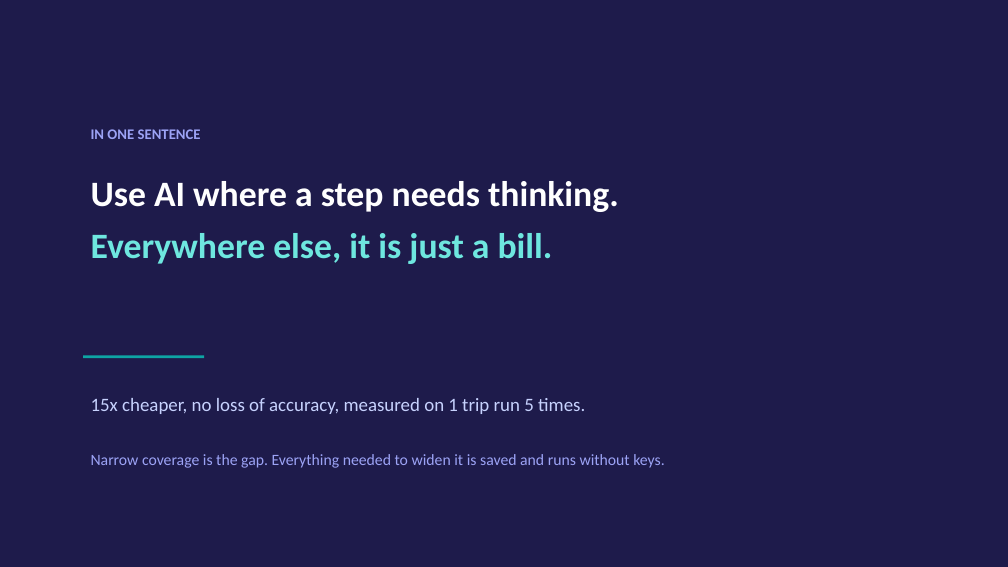
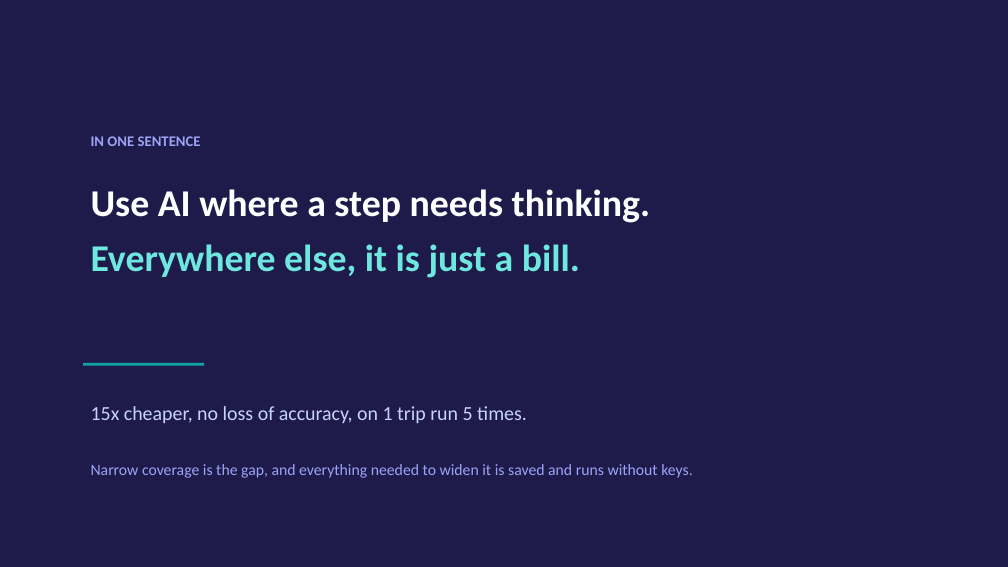
Before and after one commit to sherali143/Trip-Planner, a slide deck: slide 15 of submission/CMP7200_Viva_Presentation.pptx (slide 17 before the commit). Drawn at 1008x567 pixels with LibreOffice and Linux fonts; fonts in the diff are those of the drawing. Boxes give left, top, right and bottom in pixels: in the first picture for what was removed or moved away, otherwise in the second. Text is boxed around its words. In the diff, an @@ line names an element or a change of style, - is before the commit and + after.

Commit message:
Rebuild the viva deck around what a supervisor needs to follow
15 numbered slides, 619 words, 41 a slide. Shorter than before and every slide
now carries one specific thing rather than a general point.

Five slides are new or rebuilt around detail that existed in the project and had
never been shown.

AGENTS AND THEIR TOOLS gives the exact counts per version, read off the code:
the hotel agent held 8 tools and 10 loop steps in B, one tool and three steps in
C, and does not exist in D. Twenty tool slots down to four. That table is the
cost argument in one picture, because every loop step re-sends every tool
description the agent holds.

WHAT THE USER SEES uses a new figure of the web page - the four form groups, the
seven live steps colour-coded by whether they use AI, and the six result tabs.
Drawn rather than screenshotted, because a screenshot is one run at one window
width, and the layout validator checks it at 300 dpi like every other figure.

HOW A TOOL CALL WORKS states the benefit plainly: inputs checked against a schema
before they reach an API, and every reply saved so the same request is never
bought twice.

BUDGET: DIVIDING THE MONEY shows what changes when the traveller says "a luxury
stay" versus "I can compromise", which is the feature the supervisor asked for and
the deck never mentioned.

BUDGET: IS THE TRIP EVEN POSSIBLE shows the refusal with its reasoning - asked
for $800, floor is $837, refused - and every one of those figures is now computed
from the scenario file and the cost model at build time. They were typed when I
first drafted the slide, which is exactly the thing this project spent a
perturbation proof forbidding.

Wording rewritten throughout into what a person would say out loud: "When is AI
worth paying for?", "Could I write this step as ordinary code?", "Use AI where a
step needs thinking. Everywhere else, it is just a bill."

9/9 figures valid, 403 tests, all three documents rebuilt, no API calls.

```diff
--- a/submission/CMP7200_Viva_Presentation.pptx
+++ b/submission/CMP7200_Viva_Presentation.pptx
@@ text "IN ONE SENTENCE": place and size @@
-text "IN ONE SENTENCE" at box(91, 129, 201, 139)
+text "IN ONE SENTENCE" at box(91, 136, 201, 146)
@@ text "Use AI where a step ...": place and size @@
-text "Use AI where a step ..." at box(91, 181, 619, 264)
+text "Use AI where a step ..." at box(91, 189, 651, 278)
@@ text "Use AI where a step ..." at box(91, 189, 651, 278): size 34 to 36 pt @@
@@ rectangle: place and size @@
-rectangle at box(83, 355, 204, 358)
+rectangle at box(83, 363, 204, 366)
@@ text at box(91, 406, 692, 478): text changed @@
-15x cheaper, no loss of accuracy, measured on 1 trip run 5 times.
-Narrow coverage is the gap. Everything needed to widen it is saved and runs without keys.
+15x cheaper, no loss of accuracy, on 1 trip run 5 times.
+Narrow coverage is the gap, and everything needed to widen it is saved and runs without keys.
```
Also in this commit, not shown: 9 other slides changed, 5 slides added, 7 slides removed, 5 other files.
